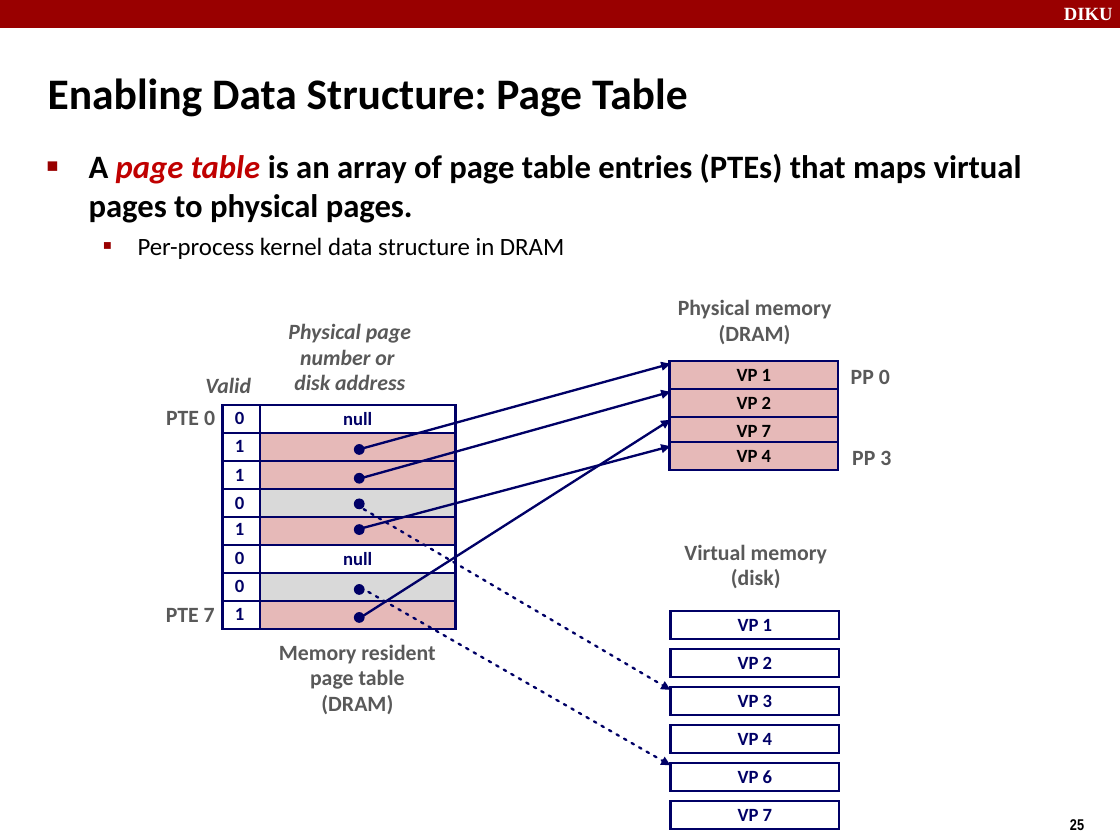
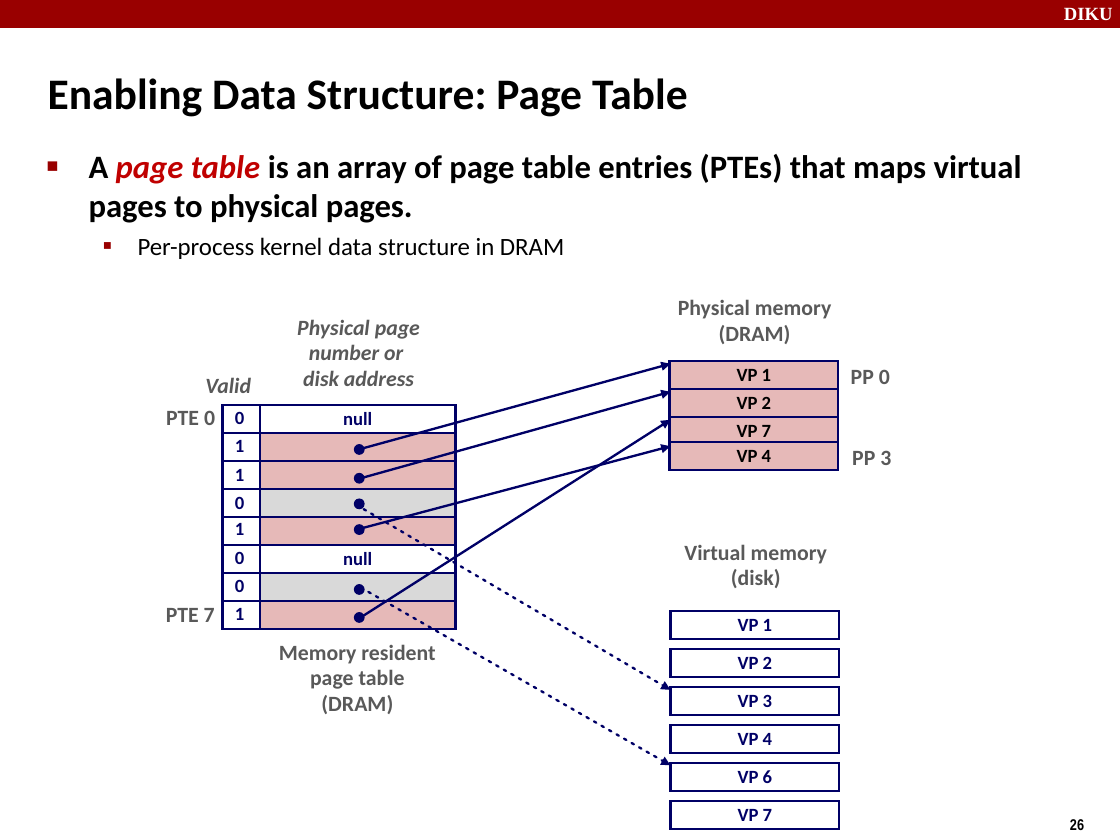
Before and after one commit to diku-dk/hpps-e2022-pub, a slide deck: slide 26 of material/4-l-2/operating systems.odp (slide 25 before the commit). Drawn at 1120x840 pixels with LibreOffice and Linux fonts; fonts in the diff are those of the drawing. Boxes give left, top, right and bottom in pixels: in the first picture for what was removed or moved away, otherwise in the second. Text is boxed around its words. In the diff, an @@ line names an element or a change of style, - is before the commit and + after.

```diff
--- a/material/4-l-2/operating systems.odp
+++ b/material/4-l-2/operating systems.odp
@@ text "Physical page": place and size @@
-text "Physical page" at (288,323,411,390)
+text "Physical page" at (297,319,420,386)
```
Also in this commit, not shown: 5 other slides changed, 1 slide added, 1 other file.
